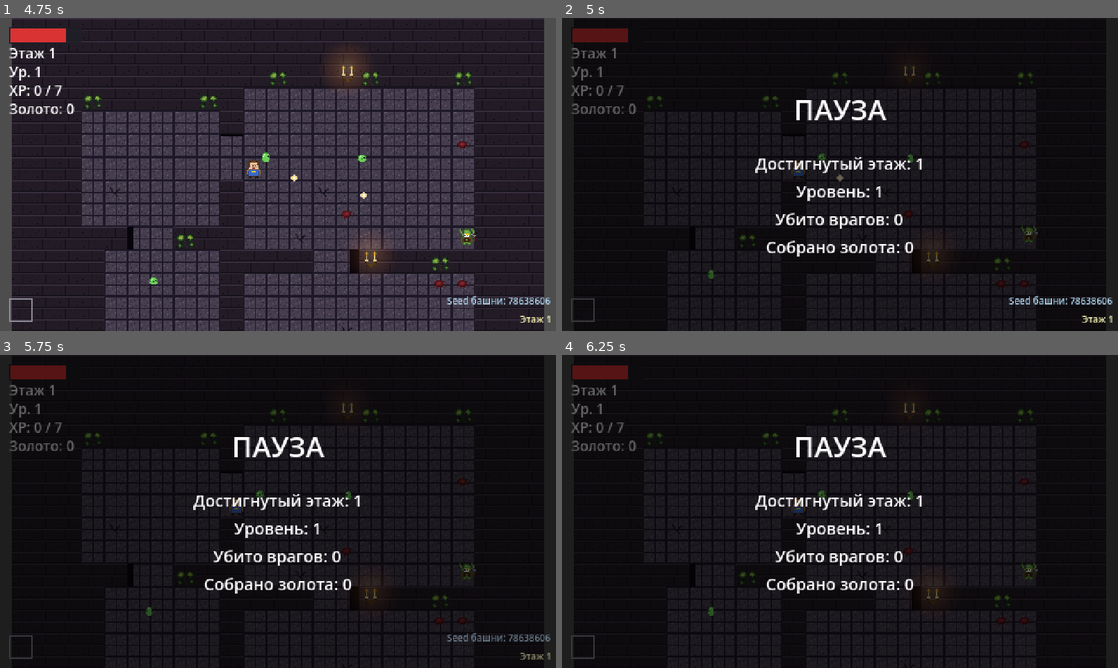
Above: before the commit, frames 1-4 (two rows, left to right).
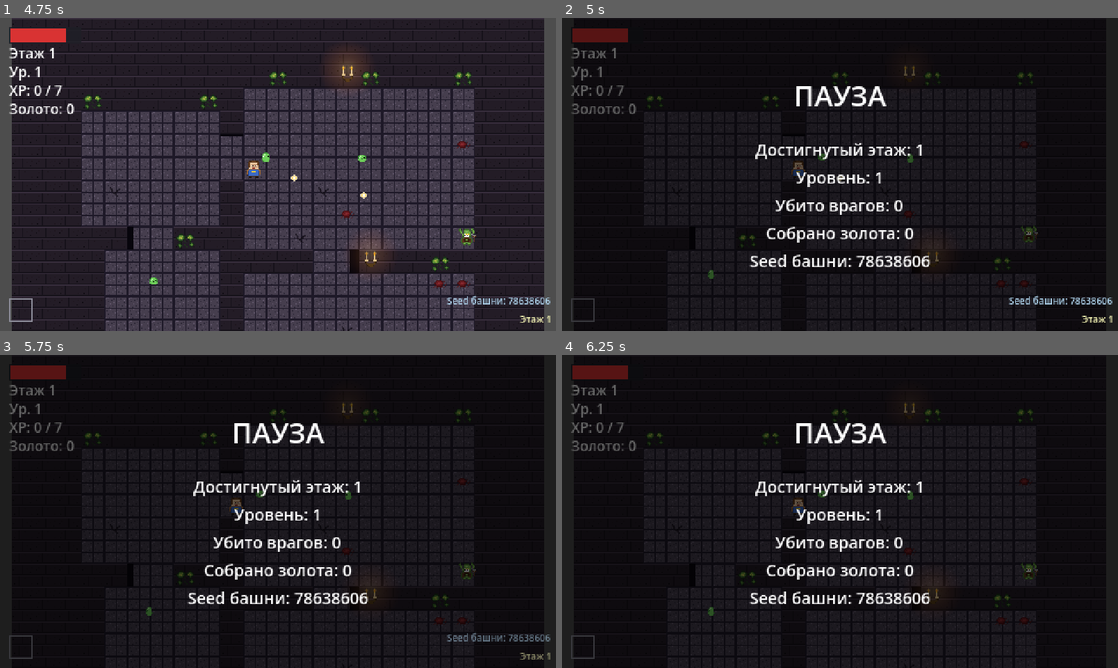
Above: after the commit, the same moments.

Repository: slartus/roguelike-game
Game: Godot game, scene res://scenes/ui/title_screen.tscn
Same seed, same stepped clock (60 frames per second), same inputs: the game is played once before the commit and once after it.
Inputs (mouse positions are in pixels of both pictures, inside the frame that each line leads up to):
- Up to frame 1 (4.75 s): click "Играть" at 0.5 s; tap Enter (ui_accept) at 1.25, 1.52, 4.52 s; move the mouse to (400, 158) at 1.27 s; press the mouse at (400, 158) at 1.28 s; hold D (move_right) 1.28-2 s; release the mouse at (400, 158) at 2 s; drag from (166, 190) to (266, 165) at 2.02 s; move the mouse to (333, 105) at 2.77 s; hold D (move_right) 2.78-3.5 s; tap Alt at 2.85 s; drag from (250, 237) to (111, 127) at 3.52 s; move the mouse to (444, 221) at 4.27 s; press the mouse at (444, 221) at 4.28 s; hold A (move_left) from 4.28 s (still down)
- Up to frame 2 (5 s): keep holding A (move_left); tap Escape (pause) at 4.9 s
- Up to frame 3 (5.75 s): release A (move_left) at 5 s; release the mouse at (444, 558) at 5 s; drag from (111, 464) to (278, 514) at 5.02 s
- Up to frame 4 (6.25 s): move the mouse to (867, 511) at 5.77 s; hold S (move_down) from 5.78 s (still down); tap Alt at 5.85 s; click (867, 511) at 5.92 s

Frame 1 is identical in both runs. In frame 2, 4.8% of the frame differs, in the area x 33-67%, y 21-80%; in frame 3, 4.8%; in frame 4, 4.8%.

Commit message:
feat(pause): показывать tower_seed на экране паузы
Пятая строка на PausePanel — GameState.tower_seed через i18n ключ
LOG_TOWER_SEED, тот же что используется в EventLog на floor 1.
Игрок может открыть паузу и скопировать/поделиться seed'ом текущей
башни без необходимости ждать первый лог-эвент.

Тест: снимаем/восстанавливаем tower_seed в before/after_each, чтобы
не заражать соседние тесты пауза-семейства.

Co-Authored-By: Claude Opus 4.7 (1M context) <noreply@anthropic.com>

Diff:
--- a/scenes/ui/hud.gd
+++ b/scenes/ui/hud.gd
@@ -23,6 +23,7 @@
 @onready var _pause_stats_level: Label = $PausePanel/PauseBox/PauseStatsLevel
 @onready var _pause_stats_kills: Label = $PausePanel/PauseBox/PauseStatsKills
 @onready var _pause_stats_gold: Label = $PausePanel/PauseBox/PauseStatsGold
+@onready var _pause_stats_seed: Label = $PausePanel/PauseBox/PauseStatsSeed
 @onready var _log_box: VBoxContainer = $CombatLog
 @onready var _health_bar: Control = $HealthBar
 @onready var _health_bar_fill: ColorRect = $HealthBar/Fill
@@ -54,6 +55,10 @@
 	_pause_stats_level.text = tr("UI_RUN_STATS_LEVEL") % GameState.player_level
 	_pause_stats_kills.text = tr("UI_RUN_STATS_KILLS") % GameState.run_enemies_killed
 	_pause_stats_gold.text = tr("UI_RUN_STATS_GOLD") % GameState.run_gold
+	# Seed башни показываем на паузе — игрок может скопировать/поделиться
+	# конкретной башней. Ключ LOG_TOWER_SEED переиспользуется — та же
+	# семантика, что и в первом логе на floor 1.
+	_pause_stats_seed.text = tr("LOG_TOWER_SEED") % GameState.tower_seed
 
 func set_potion_count(count: int) -> void:
 	# Пустой слот — только рамка ячейки, без иконки и числа
--- a/scenes/ui/hud.tscn
+++ b/scenes/ui/hud.tscn
@@ -165,6 +165,12 @@
 text = "Собрано золота: 0"
 horizontal_alignment = 1
 
+[node name="PauseStatsSeed" type="Label" parent="PausePanel/PauseBox"]
+layout_mode = 2
+theme_override_font_sizes/font_size = 14
+text = "Seed башни: 0"
+horizontal_alignment = 1
+
 [node name="CombatLog" type="VBoxContainer" parent="."]
 anchors_preset = 3
 anchor_left = 1.0
--- a/test/unit/test_pause.gd
+++ b/test/unit/test_pause.gd
@@ -9,6 +9,11 @@
 
 const HudScene = preload("res://scenes/ui/hud.tscn")
 
+var _tower_seed_snapshot: int
+
+func before_each() -> void:
+	_tower_seed_snapshot = GameState.tower_seed
+
 func after_each() -> void:
 	# Не оставляем tree в paused между тестами — иначе следующие
 	# тесты с await get_tree().process_frame зависнут. GameState —
@@ -19,6 +24,7 @@
 	GameState.player_level = 1
 	GameState.run_gold = 0
 	GameState.run_enemies_killed = 0
+	GameState.tower_seed = _tower_seed_snapshot
 
 func test_pause_input_action_is_defined() -> void:
 	assert_true(InputMap.has_action("pause"),
@@ -74,3 +80,15 @@
 	# cleanup — снять паузу перед тестами дальше. GameState restore —
 	# в after_each.
 	hud._toggle_pause()
+
+func test_pause_panel_shows_tower_seed() -> void:
+	# Игрок должен видеть seed текущей башни, чтобы скопировать/поделиться.
+	GameState.tower_seed = 424242
+	var hud = HudScene.instantiate()
+	add_child_autofree(hud)
+	await get_tree().process_frame
+	hud._toggle_pause()
+	var seed_lbl: Label = hud.get_node("PausePanel/PauseBox/PauseStatsSeed")
+	assert_true(seed_lbl.text.contains("424242"),
+		"seed label содержит tower_seed, actual='%s'" % seed_lbl.text)
+	hud._toggle_pause()
Not shown, changed: docs/gamedesign/ui.md
